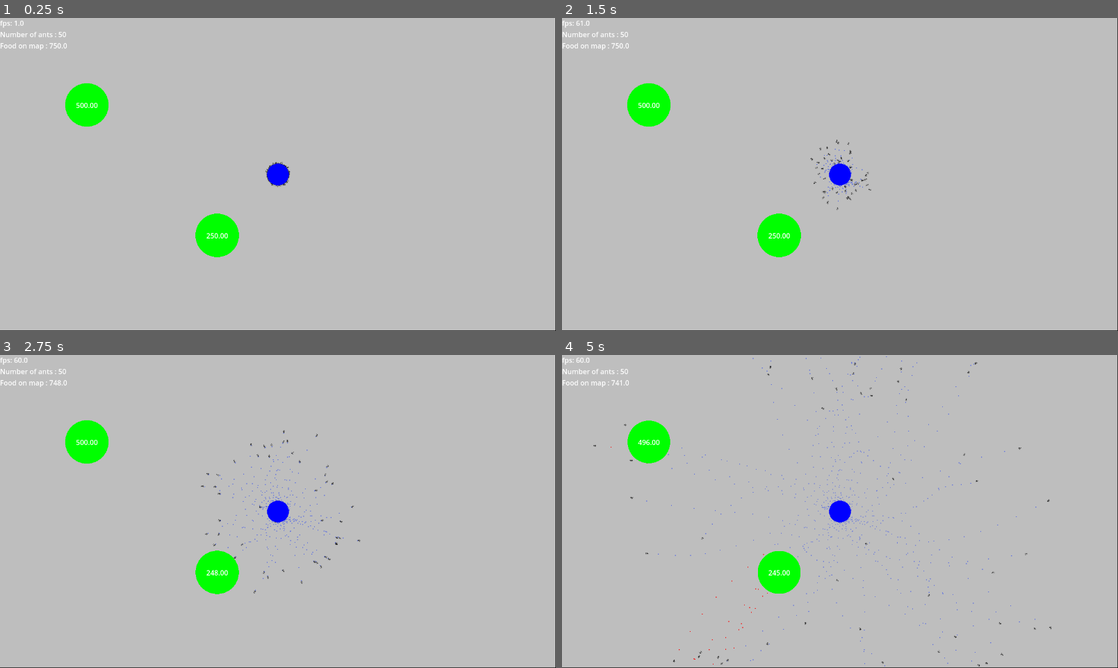
Above: before the commit, frames 1-4 (two rows, left to right).
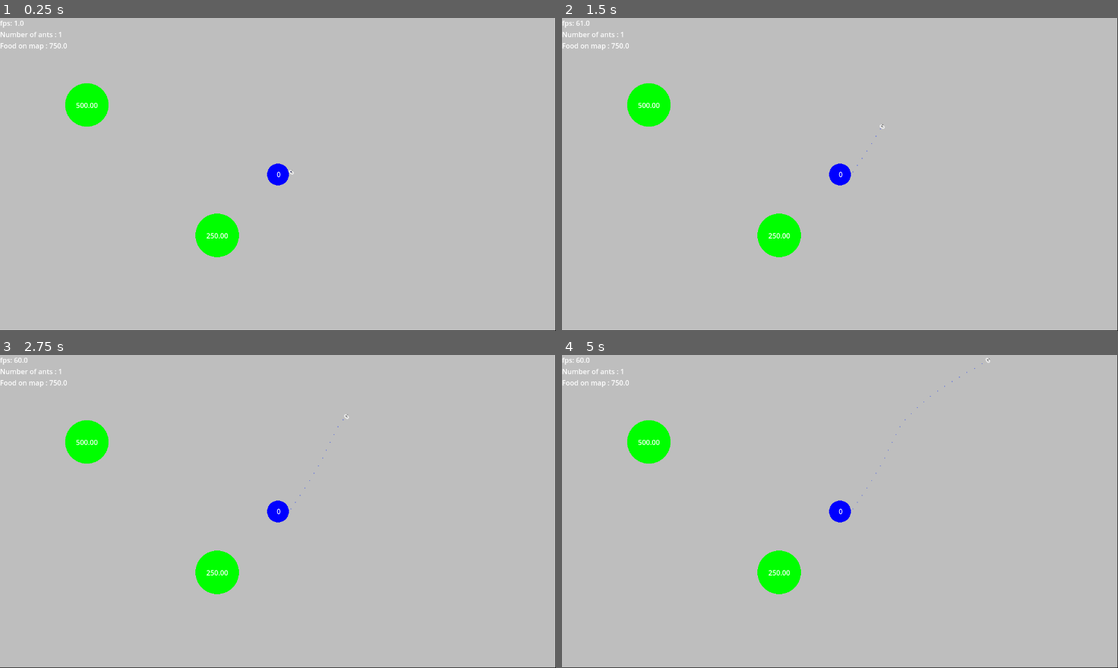
Above: after the commit, the same moments.

Repository: zPrisim/ArtificialAnts
Game: Godot game, scene res://scenes/simulation.tscn
Same seed, same stepped clock (60 frames per second), same inputs: the game is played once before the commit and once after it.
Inputs:
- Up to frame 1 (0.25 s): no input
- Up to frame 2 (1.5 s): no input
- Up to frame 3 (2.75 s): no input
- Up to frame 4 (5 s): no input

The runs differ from the first frame. In frame 1, less than 0.1% of the frame differs, in the area x 10-53%, y 4-54%; in frame 2, 0.2%; in frame 3, 0.4%; in frame 4, 0.7%, in the area x 5-89%, y 0-100%.

Commit message:
Ajout Area2D detection phéromones, mouvements non fonctionnels

Diff:
--- a/project.godot
+++ b/project.godot
@@ -39,8 +39,3 @@
 
 avoidance/layer_1="Obstacles"
 avoidance/layer_2="Fourmiss"
-
-[rendering]
-
-renderer/rendering_method="gl_compatibility"
-renderer/rendering_method.mobile="gl_compatibility"
--- a/scenes/ant.tscn
+++ b/scenes/ant.tscn
@@ -1,12 +1,16 @@
-[gd_scene load_steps=5 format=3 uid="uid://dofy51hmfv30v"]
+[gd_scene load_steps=7 format=3 uid="uid://dofy51hmfv30v"]
 
 [ext_resource type="Script" uid="uid://sjew7gcdmvx4" path="res://scripts/ant_movement.gd" id="1_5tacl"]
 [ext_resource type="Texture2D" uid="uid://cci2wnk0ctvom" path="res://assets/images/ant-black.png" id="2_q4ieg"]
 [ext_resource type="Script" uid="uid://x8738j3ao3o5" path="res://scripts/antLabel.gd" id="3_acg2n"]
+[ext_resource type="Script" uid="uid://drl21frpukxce" path="res://scripts/antenna.gd" id="4_8svqu"]
 
 [sub_resource type="CapsuleShape2D" id="CapsuleShape2D_5tacl"]
 radius = 5.33333
 height = 13.3333
+
+[sub_resource type="CircleShape2D" id="CircleShape2D_acg2n"]
+radius = 4.0
 
 [node name="ant" type="CharacterBody2D"]
 z_index = 1
@@ -21,37 +25,37 @@
 scale = Vector2(0.75, 0.75)
 shape = SubResource("CapsuleShape2D_5tacl")
 
-[node name="RayCastPosFront" type="RayCast2D" parent="."]
-position = Vector2(0, -3)
-scale = Vector2(0.75, 0.75)
-target_position = Vector2(0, -5)
-collision_mask = 4
-hit_from_inside = true
-collide_with_areas = true
-collide_with_bodies = false
-
-[node name="RayCastPosLeft" type="RayCast2D" parent="."]
-position = Vector2(-1, -3)
-scale = Vector2(0.75, 0.75)
-target_position = Vector2(-3, -3)
-collision_mask = 4
-hit_from_inside = true
-collide_with_areas = true
-collide_with_bodies = false
-
-[node name="RayCastPosRight" type="RayCast2D" parent="."]
-position = Vector2(1, -3)
-scale = Vector2(0.75, 0.75)
-target_position = Vector2(3, -3)
-collision_mask = 4
-hit_from_inside = true
-collide_with_areas = true
-collide_with_bodies = false
-
 [node name="Label" type="Label" parent="."]
-visible = false
 offset_left = -7.0
 offset_top = -11.0
 offset_right = 7.0
 offset_bottom = 12.0
 script = ExtResource("3_acg2n")
+
+[node name="rightAntenna" type="Area2D" parent="."]
+position = Vector2(9, -7)
+collision_layer = 16
+collision_mask = 8
+script = ExtResource("4_8svqu")
+
+[node name="CollisionShape2D" type="CollisionShape2D" parent="rightAntenna"]
+shape = SubResource("CircleShape2D_acg2n")
+
+[node name="leftAntenna" type="Area2D" parent="."]
+position = Vector2(-9, -7)
+collision_layer = 16
+collision_mask = 8
+script = ExtResource("4_8svqu")
+
+[node name="CollisionShape2D" type="CollisionShape2D" parent="leftAntenna"]
+shape = SubResource("CircleShape2D_acg2n")
+
+[node name="centre" type="Area2D" parent="."]
+position = Vector2(32, -44)
+collision_layer = 16
+collision_mask = 8
+script = ExtResource("4_8svqu")
+
+[node name="CollisionShape2D" type="CollisionShape2D" parent="centre"]
+position = Vector2(-32, 30)
+shape = SubResource("CircleShape2D_acg2n")
--- /dev/null
+++ b/scenes/ant_hill_food_number.gd
@@ -0,0 +1,5 @@
+extends Label
+
+func _process(_delta):
+	text = ""
+	text +=str(get_parent().foodNumber)
--- a/scenes/simulation.tscn
+++ b/scenes/simulation.tscn
@@ -1,9 +1,10 @@
-[gd_scene load_steps=6 format=3 uid="uid://b266q2tq83y1"]
+[gd_scene load_steps=7 format=3 uid="uid://b266q2tq83y1"]
 
 [ext_resource type="Script" uid="uid://cb7qkt38vuqi8" path="res://scripts/simulation.gd" id="1_ik8a0"]
 [ext_resource type="Script" uid="uid://docgtmjj4ffx7" path="res://scripts/ligne.gd" id="2_ljsjv"]
 [ext_resource type="Script" uid="uid://bmbqd44nsionn" path="res://scripts/fps.gd" id="3_mwrr7"]
 [ext_resource type="Script" uid="uid://bdm7u62cd6tmu" path="res://scripts/anthill.gd" id="4_ljsjv"]
+[ext_resource type="Script" uid="uid://cwmnhsftqvjaw" path="res://scenes/ant_hill_food_number.gd" id="5_mwrr7"]
 
 [sub_resource type="CircleShape2D" id="CircleShape2D_ik8a0"]
 
@@ -48,3 +49,10 @@
 
 [node name="antHillCollision" type="CollisionShape2D" parent="antHill"]
 shape = SubResource("CircleShape2D_ik8a0")
+
+[node name="antHillFoodNumber" type="Label" parent="antHill"]
+offset_left = -3.0
+offset_top = -12.0
+offset_right = 4.0
+offset_bottom = 11.0
+script = ExtResource("5_mwrr7")
--- a/scripts/ant_movement.gd
+++ b/scripts/ant_movement.gd
@@ -1,25 +1,34 @@
 extends CharacterBody2D
 
 @onready var pheromone = preload("res://scenes/pheromone.tscn")
-@onready var leftRaycast = $RayCastPosLeft
-@onready var faceRaycast = $RayCastPosFront
-@onready var rightRaycast = $RayCastPosRight
+
+@onready var rightSensor = $rightAntenna
+@onready var centreSensor = $centre
+@onready var leftSensor = $leftAntenna
+
+
 @export var id: int
 
-var maxSpeed = 100000.0
-var steerStrength = 50.0 # force changement de direction
-var wanderStrength = 0.3 # force de l'aléatoire
+enum types {HOME, FOOD}
+
+var maxSpeed = 100.0
+var steerStrength = 5.0 # force changement de direction : augmente grandement la vitesse aussi
+var wanderStrength = 0.05 # force de l'aléatoire
 var desiredDirection: Vector2
 
+var target
+var lastTarget
 
-enum types {HOME, FOOD}
-var pheromoneSpawnTimeDelay = 0.3
+
+var pheromoneSpawnTimeDelay = 0.2
 var pheromoneSpawnTimer: Timer
 var hasFood: bool
 
 func _ready():
 	motion_mode = MOTION_MODE_FLOATING # mieux pour la vue du dessus (à vérifier)
 	hasFood = false
+	target = null
+	lastTarget = global_position
 
 	pheromoneSpawnTimer = Timer.new()
 	pheromoneSpawnTimer.connect("timeout", _onTimerPheromoneSpawnTime)
@@ -36,27 +45,48 @@
 	p.global_position = global_position
 	get_parent().add_child(p)
 
-func search(delta):
+func move():
+	# random point
 	var randomAngle = randf() * TAU # TAU = 2*PI
 	var randomRadius = sqrt(randf())  # Distribution uniforme dans le cercle
 	var randomPoint = Vector2(randomRadius * cos(randomAngle), randomRadius * sin(randomAngle))
+
+	# choix direction
 	desiredDirection = (desiredDirection + randomPoint * wanderStrength).normalized()
+
 	var desiredVelocity = desiredDirection * maxSpeed
 
 	var desiredSteeringForce = (desiredVelocity - velocity) * steerStrength
-
 	var acceleration = desiredSteeringForce.limit_length(steerStrength)
-	velocity = (velocity + acceleration * delta).limit_length(maxSpeed)
+	velocity = (velocity + acceleration).limit_length(maxSpeed)
 	var angle = atan2(velocity.y, velocity.x)
 	rotation = angle
 
 	$antSprite.rotation = PI/2
 
-func _physics_process(delta):
-		search(delta) # méthode à complémenter : prise en compte des phéromones
-		if move_and_slide():
-			var collision = move_and_slide()
-			if collision: # rebond temporaire : a changer
-				velocity = -velocity * 0.5  # on ralenti la vitesse
-				desiredDirection = velocity
+
+
+
+func handlePheromoneSensors() -> Vector2:
+	var leftValue = leftSensor.pheromoneSensor()
+	var centreValue = centreSensor.pheromoneSensor()
+	var rightValue = rightSensor.pheromoneSensor()
+
+	if centreValue > max(leftValue,rightValue):
+		return (centreSensor.global_position - global_position).normalized()
+	elif leftValue > rightValue:
+		return (leftSensor.global_position - global_position).normalized()
+	elif rightValue > leftValue:
+		return (rightSensor.global_position - global_position).normalized()
+	return Vector2(0,0)
+
+func _physics_process(_delta):
+	move()
+
+	var isCollision = move_and_slide()
+
+
+	if isCollision :
+		velocity = -velocity * 0.5  # on ralenti la vitesse
+		desiredDirection = velocity
 	# implémenter le cas ou la fourmis à de la nourriture : retour a la fourmillière
--- /dev/null
+++ b/scripts/antenna.gd
@@ -0,0 +1,17 @@
+extends Area2D
+
+enum types {HOME, FOOD}
+
+var tabPheromone = []
+
+
+func pheromoneSensor() -> float:
+	var pheromones = get_overlapping_areas()
+	if  pheromones != []:
+		var sum : float = 0
+		for p in pheromones:
+			if tabPheromone.find(p,0) == -1:
+				sum+= p.value
+			tabPheromone.append(p)
+		return sum
+	return 0.0
--- a/scripts/anthill.gd
+++ b/scripts/anthill.gd
@@ -1,10 +1,23 @@
 extends Area2D
 
 @onready var antHillCollision = $antHillCollision
+var foodNumber := 0
 
 func _ready():
 	antHillCollision.shape.radius = 25
 	monitoring = true
 
+func _physics_process(_delta):
+	var antTab = get_overlapping_bodies()
+	if  antTab != []:
+		for a in antTab:
+			if a.hasFood:
+				a.velocity = -a.velocity * 0.5  # on ralenti la vitesse
+				a.desiredDirection = a.velocity
+				a.hasFood = false
+				foodNumber+=1
+
+
+
 func _draw():
 	draw_circle(Vector2(0,0),antHillCollision.shape.radius,Color.BLUE,true)
--- a/scripts/food.gd
+++ b/scripts/food.gd
@@ -19,12 +19,13 @@
 	var antTab = get_overlapping_bodies()
 	if  antTab != []:
 		for a in antTab:
+
 			if !a.hasFood:
 				foodValue -= foodRatio/10
 				foodCollision.shape.radius -= foodRatio / foodRatio /10
 				a.hasFood = true
+
 				queue_redraw()
-
 
 
 func _draw():
--- a/scripts/pheromone.gd
+++ b/scripts/pheromone.gd
@@ -4,19 +4,19 @@
 
 enum types {HOME, FOOD}
 
-var type
+var type : types
 var value : float
 var deathTimer : Timer
 var lifeTimer : Timer
 
-var lifeTime = 10.0
+var lifeTime = 15.0
 
 func _ready():
 	if type == types.FOOD:
-		value = 1.0
+		value = 10.0
 		sprite.self_modulate = Color(255,0,0)
 	else:
-		value = 0.5
+		value = 0.1
 
 	lifeTimer = Timer.new()
 	deathTimer = Timer.new()
@@ -33,6 +33,7 @@
 
 func _on_timer_lifeTime():
 	sprite.self_modulate.a -= 0.01
+	value -= (lifeTime/100)*value
 
 func _on_timer_deathTime():
 	queue_free()
--- a/scripts/simulation.gd
+++ b/scripts/simulation.gd
@@ -14,7 +14,7 @@
 var ants : Array
 var foods : Array
 
-var antNumber : int = 50
+var antNumber : int = 1
 
 
 func _ready():
Binary file removed: assets/images/BluePheromone.png
Not shown, removed: assets/images/BluePheromone.png.import
Not shown, added: scenes/ant_hill_food_number.gd.uid
Not shown, added: scripts/antenna.gd.uid
